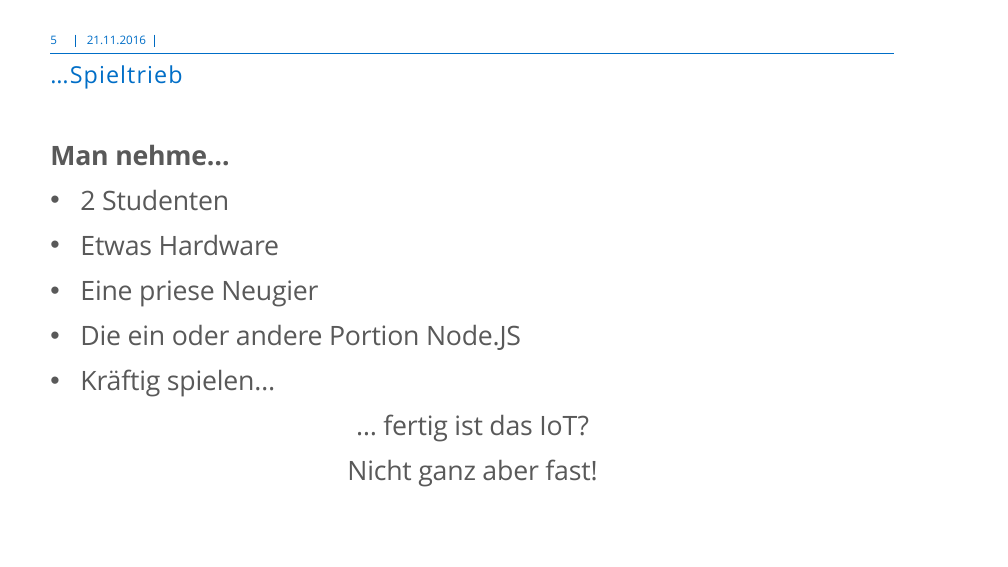
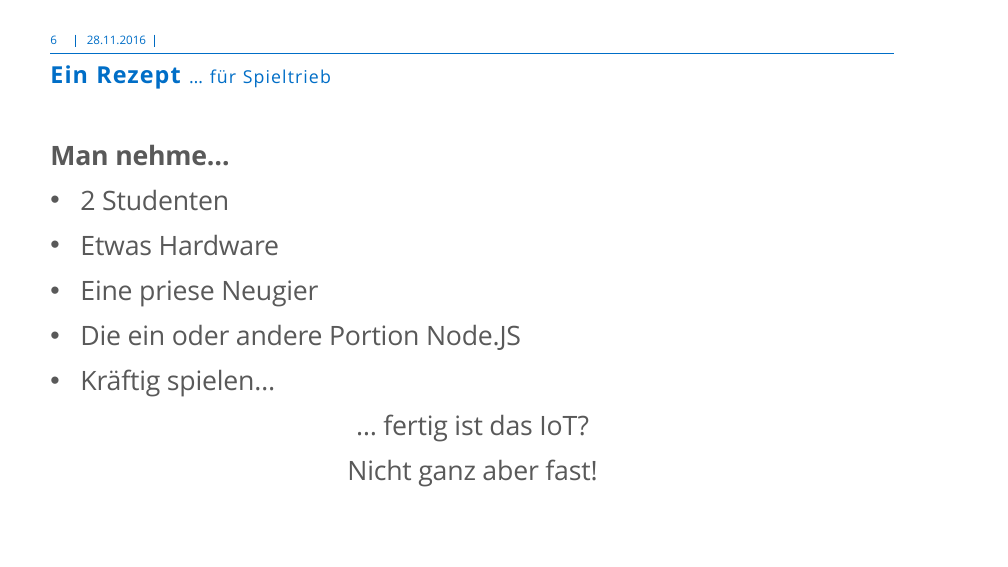
Before and after one commit to donnerruebe/IoTplay, a slide deck: slide 6 of doc/adesso_Template_summIT.pptx (slide 5 before the commit). Drawn at 1008x567 pixels with LibreOffice and Linux fonts; fonts in the diff are those of the drawing; background and template pictures are left out. Boxes give left, top, right and bottom in pixels: in the first picture for what was removed or moved away, otherwise in the second. Text is boxed around its words. In the diff, an @@ line names an element or a change of style, - is before the commit and + after.

```diff
--- a/doc/adesso_Template_summIT.pptx
+++ b/doc/adesso_Template_summIT.pptx
@@ page number at (x1=50, y1=35, x2=57, y2=44): text changed @@
-5
+6
@@ text at (x1=87, y1=35, x2=146, y2=44): text changed @@
-21.11.2016
+28.11.2016
@@ title at (x1=50, y1=65, x2=331, y2=89): text changed; size 21 to 16 pt @@
-…Spieltrieb
+Ein Rezept … für Spieltrieb
```
Also in this commit, not shown: 10 other slides changed, 1 slide added.
